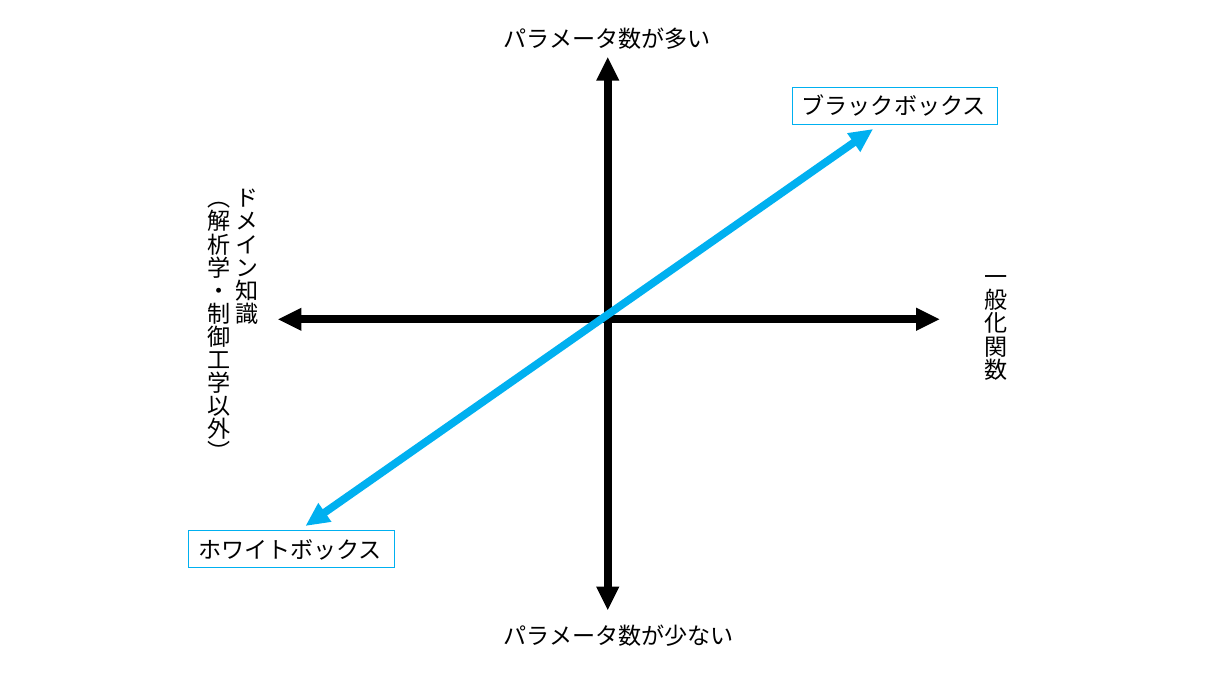
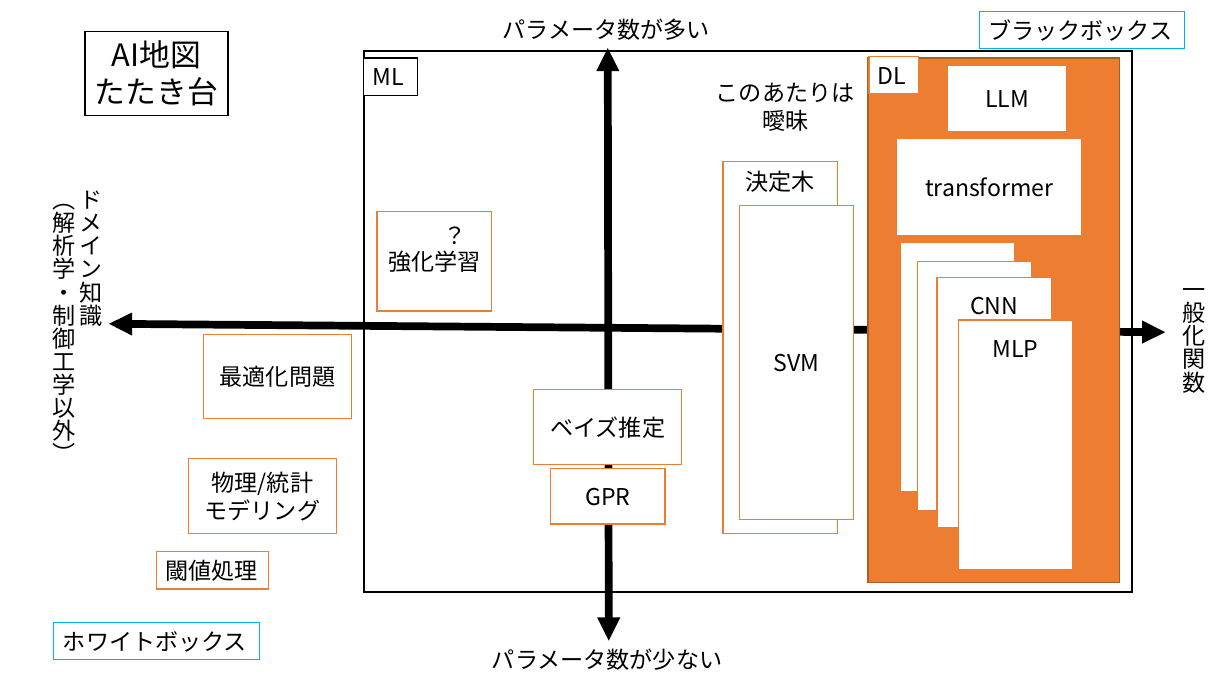
Before and after one commit to YASUHARA-Wataru/Feel_a_Piece_of_World, a slide deck: slide 2 of document/AI_map_MODEL.pptx. Drawn at 1232x693 pixels with LibreOffice and Linux fonts; fonts in the diff are those of the drawing. Boxes give left, top, right and bottom in pixels: in the first picture for what was removed or moved away, otherwise in the second. Text is boxed around its words. In the diff, an @@ line names an element or a change of style, - is before the commit and + after.

Commit message:
update AI map

```diff
--- a/document/AI_map_MODEL.pptx
+++ b/document/AI_map_MODEL.pptx
@@ rectangle: place and size @@
-rectangle at box(181, 7, 1035, 660)
+rectangle at box(20, 7, 1224, 667)
@@ text "パラメータ数が多い": place and size @@
-text "パラメータ数が多い" at box(504, 27, 711, 49)
+text "パラメータ数が多い" at box(503, 18, 710, 40)
@@ rectangle "ブラックボックス": place and size @@
-rectangle "ブラックボックス" at box(793, 87, 998, 124)
+rectangle "ブラックボックス" at box(980, 11, 1185, 48)
@@ double arrow moved from (608, 57) - (608, 610) to (608, 48) - (609, 640) @@
@@ group added at box(85, 31, 1133, 592): 19 rectangles, 2 texts @@
+閾値処理
+最適化問題
+物理/統計
+モデリング
+ベイズ推定
+GPR
+決定木
+transformer
+CNN
+MLP
+SVM
+ML
+強化学習
+DL
+このあたりは
+曖昧
+？
+AI地図
+たたき台
+LLM
@@ double arrow removed from (306, 526) to (872, 129) @@
@@ text "ドメイン知識": place and size @@
-text "ドメイン知識" at box(208, 188, 259, 443)
+text "ドメイン知識" at box(52, 190, 103, 445)
@@ text "一般化関数": place and size @@
-text "一般化関数" at box(985, 275, 1008, 380)
+text "一般化関数" at box(1183, 288, 1206, 393)
@@ double arrow moved from (278, 320) - (940, 320) to (109, 323) - (1165, 333) @@
@@ rectangle "ホワイトボックス": place and size @@
-rectangle "ホワイトボックス" at box(189, 531, 394, 567)
+rectangle "ホワイトボックス" at box(54, 623, 259, 660)
@@ text "パラメータ数が少ない": place and size @@
-text "パラメータ数が少ない" at box(504, 624, 734, 646)
+text "パラメータ数が少ない" at box(492, 648, 722, 670)
```
